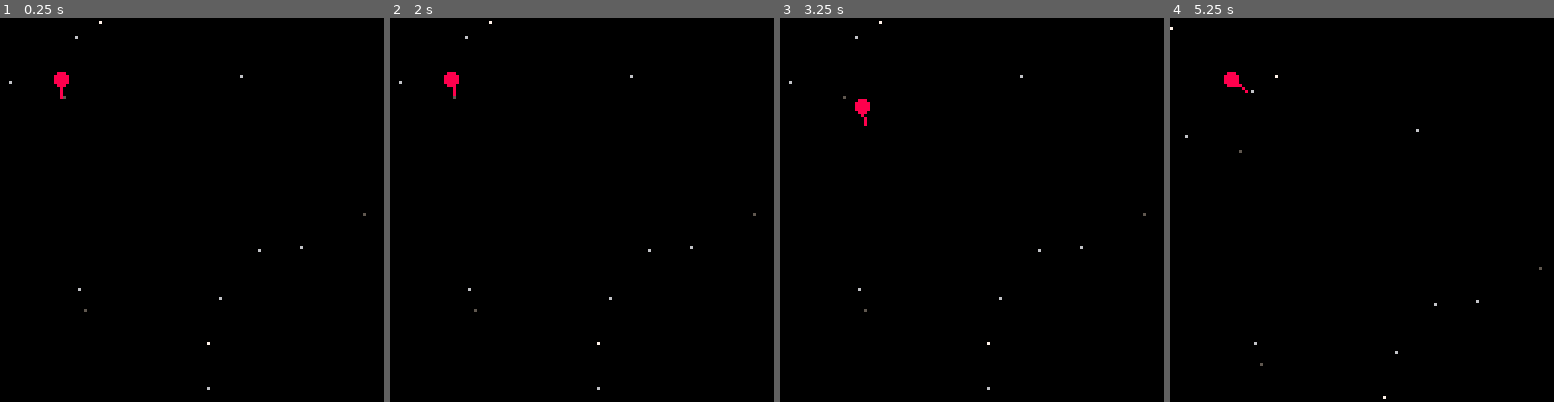
Above: before the commit, frames 1-4 (left to right).
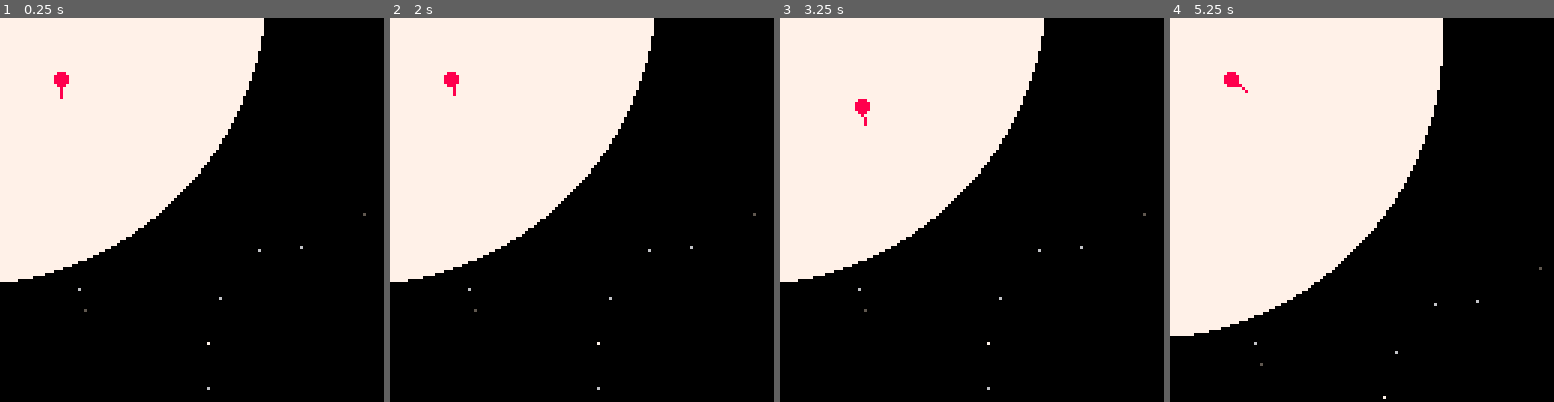
Above: after the commit, the same moments.

Repository: nucleartide/ludum-dare-39
Game: PICO-8 cartridge game.p8
Same seed, same stepped clock (60 frames per second), same inputs: the game is played once before the commit and once after it.
Inputs:
- Up to frame 1 (0.25 s): no input
- Up to frame 2 (2 s): hold Left from 1.97 s (still down)
- Up to frame 3 (3.25 s): release Left at 2.37 s; hold Down 2.42-2.82 s; hold Right from 2.87 s (still down)
- Up to frame 4 (5.25 s): release Right at 3.53 s; hold Up 3.58-4.08 s; hold Right 4.13-4.53 s; hold Down 4.58-5.08 s; hold Left from 5.13 s (still down)

The runs differ from the first frame. In frame 1, 35% of the frame differs, in the area x 0-69%, y 0-69%; in frame 2, 35%; in frame 3, 35%; in frame 4, 46%, in the area x 0-72%, y 0-83%.

Commit message:
draw some planets

Diff:
--- a/game.p8
+++ b/game.p8
@@ -33,6 +33,43 @@
 cam = {
   x = 20,
   y = 20,
+}
+
+planets = {
+  { -- sun
+    x = 0,
+    y = 0,
+    r = 100,
+    c = 7,
+  },
+
+  { -- earth
+    x = 200,
+    y = 200,
+    r = 40,
+    c = 12,
+  },
+
+  { -- mars
+    x = 300,
+    y = 300,
+    r = 30,
+    c = 2,
+  },
+
+  { -- uranus
+    x = 500,
+    y = 500,
+    r = 50,
+    c = 6,
+  },
+
+  { -- pluto
+    x = 600,
+    y = 600,
+    r = 20,
+    c = 15,
+  },
 }
 
 function _init()
@@ -77,6 +114,8 @@
   cls()
   camera(cam.x, cam.y)
 
+  print("hello world", 0, 0, 7)
+
   -- draw stars
   for s in all(starfield) do
     if s.c == 0 then
@@ -86,6 +125,11 @@
     elseif s.c == 2 then
       pset(s.x, s.y, 7)
     end
+  end
+
+  -- draw planets
+  for p in all(planets) do
+    circfill(p.x, p.y, p.r, 7)
   end
 
   -- draw player line
